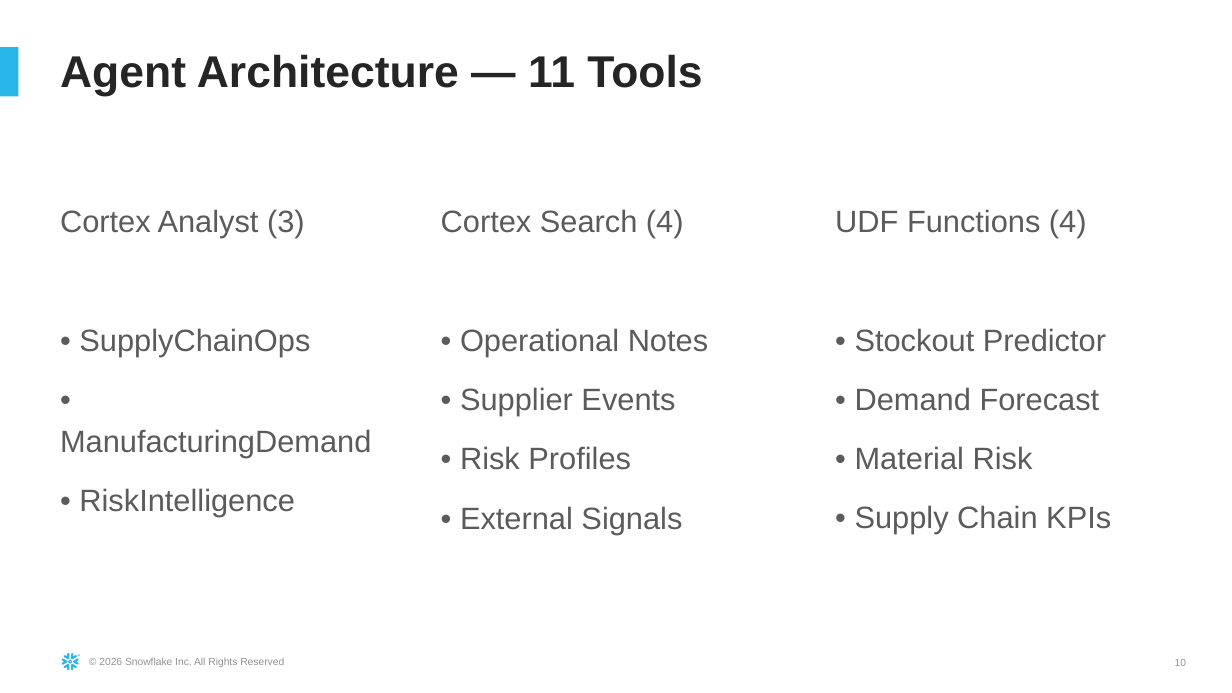
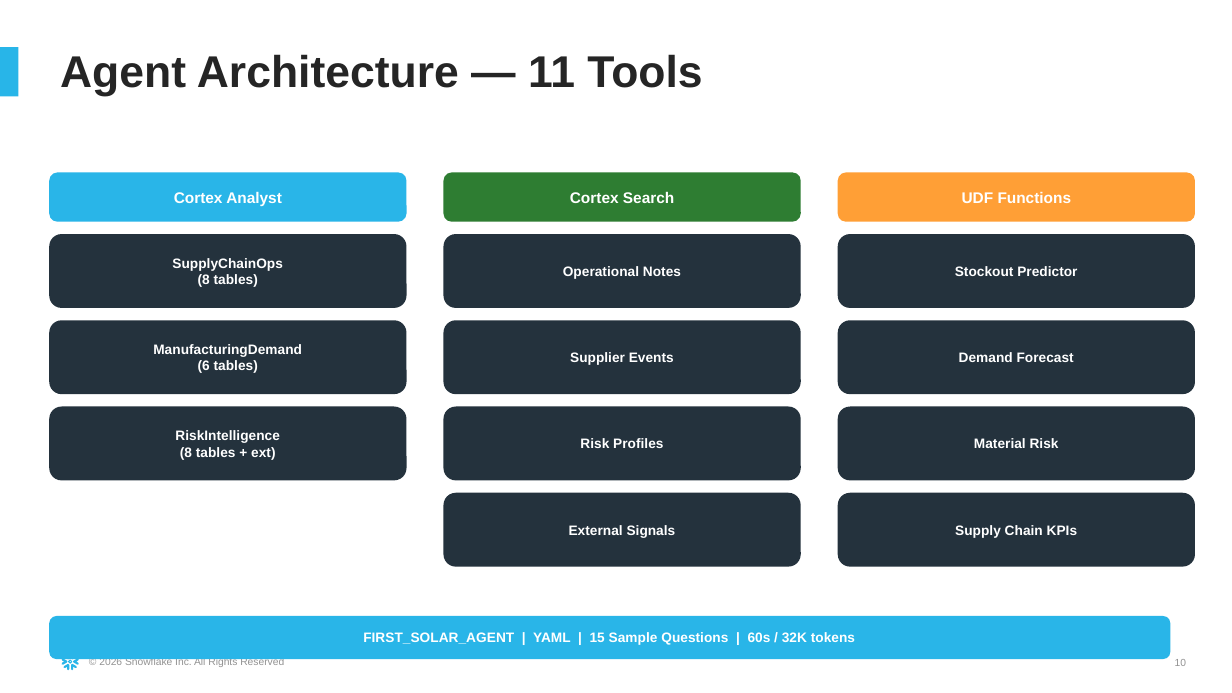
Before and after one commit to sfc-gh-sdickson/First-Solar, a slide deck: slide 10 of docs/First_Solar_Demo_Narrative.pptx. Drawn at 1232x693 pixels with LibreOffice and Linux fonts; fonts in the diff are those of the drawing. Boxes give left, top, right and bottom in pixels: in the first picture for what was removed or moved away, otherwise in the second. Text is boxed around its words. In the diff, an @@ line names an element or a change of style, - is before the commit and + after.

Commit message:
Fix PPTX: correct 10x5.62 dimensions, add graphic elements
Fixes text overflow (slide is 10"x5.62", not 13.3"x7.5"). Adds visual
elements: colored metric cards, numbered action circles, chevron flow
arrows, gauge-style inventory indicator, data visualization boxes.
Uses exact placeholder positions from template inspection.

.... Generated with [Cortex Code](https://docs.snowflake.com/en/user-guide/cortex-code/cortex-code)

```diff
--- a/docs/First_Solar_Demo_Narrative.pptx
+++ b/docs/First_Solar_Demo_Narrative.pptx
@@ rounded rectangle added at <box>49,172,407,222</box>, fill #29B5E8, 9 pt, text #FFFFFF, bold @@
+Cortex Analyst
@@ rounded rectangle added at <box>444,172,801,222</box>, fill #2E7D32, 9 pt, text #FFFFFF, bold @@
+Cortex Search
@@ rounded rectangle added at <box>838,172,1195,222</box>, fill #FF9F36, 9 pt, text #FFFFFF, bold @@
+UDF Functions
@@ text removed at <box>60,209,371,517</box> @@
-Cortex Analyst (3)
-• SupplyChainOps
-• ManufacturingDemand
-• RiskIntelligence
@@ text removed at <box>441,209,708,534</box> @@
-Cortex Search (4)
-• Operational Notes
-• Supplier Events
-• Risk Profiles
-• External Signals
@@ text removed at <box>835,209,1111,534</box> @@
-UDF Functions (4)
-• Stockout Predictor
-• Demand Forecast
-• Material Risk
-• Supply Chain KPIs
@@ rounded rectangle added at <box>49,234,407,308</box>, fill #24323D, 8 pt, text #FFFFFF, bold @@
+SupplyChainOps
+(8 tables)
@@ rounded rectangle added at <box>444,234,801,308</box>, fill #24323D, 8 pt, text #FFFFFF, bold @@
+Operational Notes
@@ rounded rectangle added at <box>838,234,1195,308</box>, fill #24323D, 8 pt, text #FFFFFF, bold @@
+Stockout Predictor
@@ rounded rectangle added at <box>49,320,407,394</box>, fill #24323D, 8 pt, text #FFFFFF, bold @@
+ManufacturingDemand
+(6 tables)
@@ rounded rectangle added at <box>444,320,801,394</box>, fill #24323D, 8 pt, text #FFFFFF, bold @@
+Supplier Events
@@ rounded rectangle added at <box>838,320,1195,394</box>, fill #24323D, 8 pt, text #FFFFFF, bold @@
+Demand Forecast
@@ rounded rectangle added at <box>49,407,407,480</box>, fill #24323D, 8 pt, text #FFFFFF, bold @@
+RiskIntelligence
+(8 tables + ext)
@@ rounded rectangle added at <box>444,407,801,480</box>, fill #24323D, 8 pt, text #FFFFFF, bold @@
+Risk Profiles
@@ rounded rectangle added at <box>838,407,1195,480</box>, fill #24323D, 8 pt, text #FFFFFF, bold @@
+Material Risk
@@ rounded rectangle added at <box>444,493,801,567</box>, fill #24323D, 8 pt, text #FFFFFF, bold @@
+External Signals
@@ rounded rectangle added at <box>838,493,1195,567</box>, fill #24323D, 8 pt, text #FFFFFF, bold @@
+Supply Chain KPIs
@@ rounded rectangle added at <box>49,616,1170,659</box>, fill #29B5E8, 8 pt, text #FFFFFF, bold @@
+FIRST_SOLAR_AGENT | YAML | 15 Sample Questions | 60s / 32K tokens
```
Also in this commit, not shown: 11 other slides changed.
